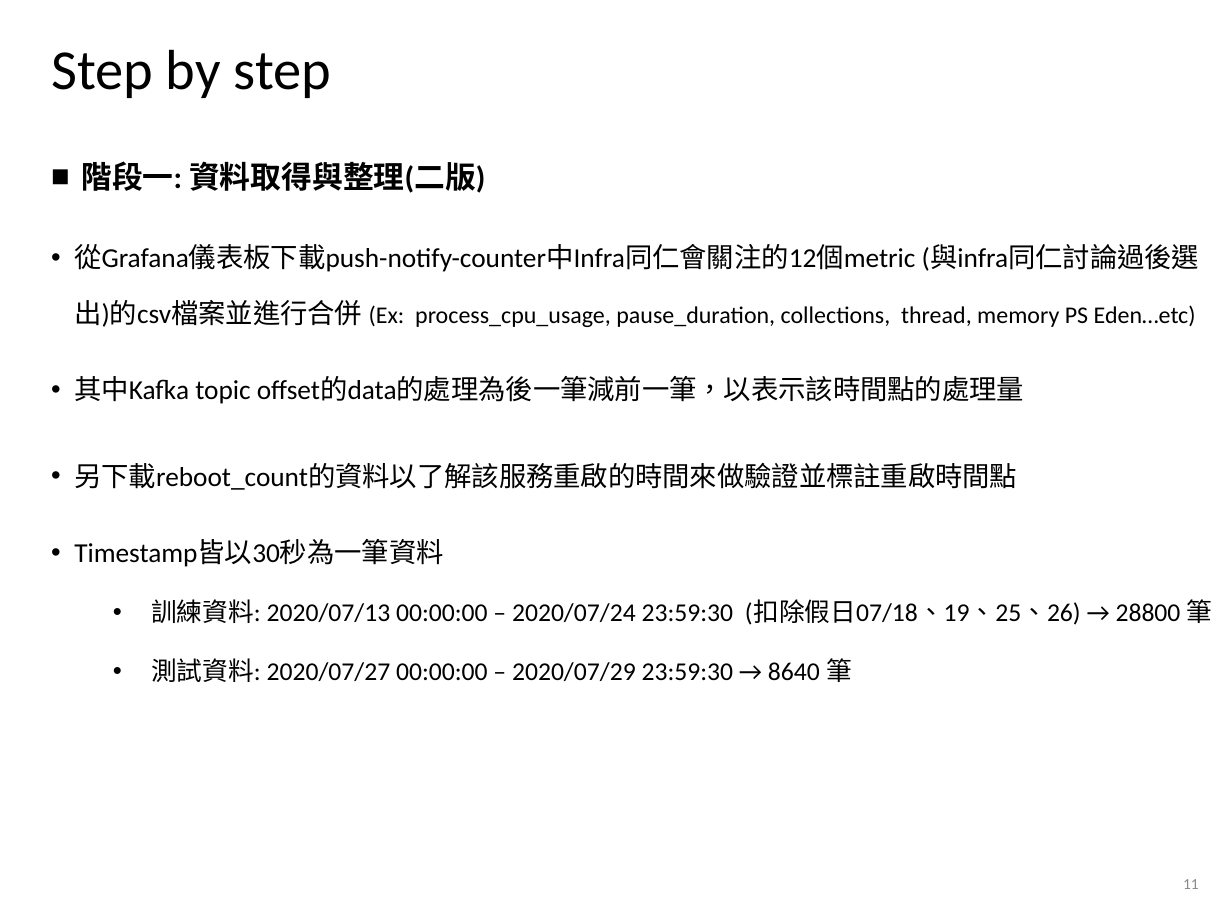
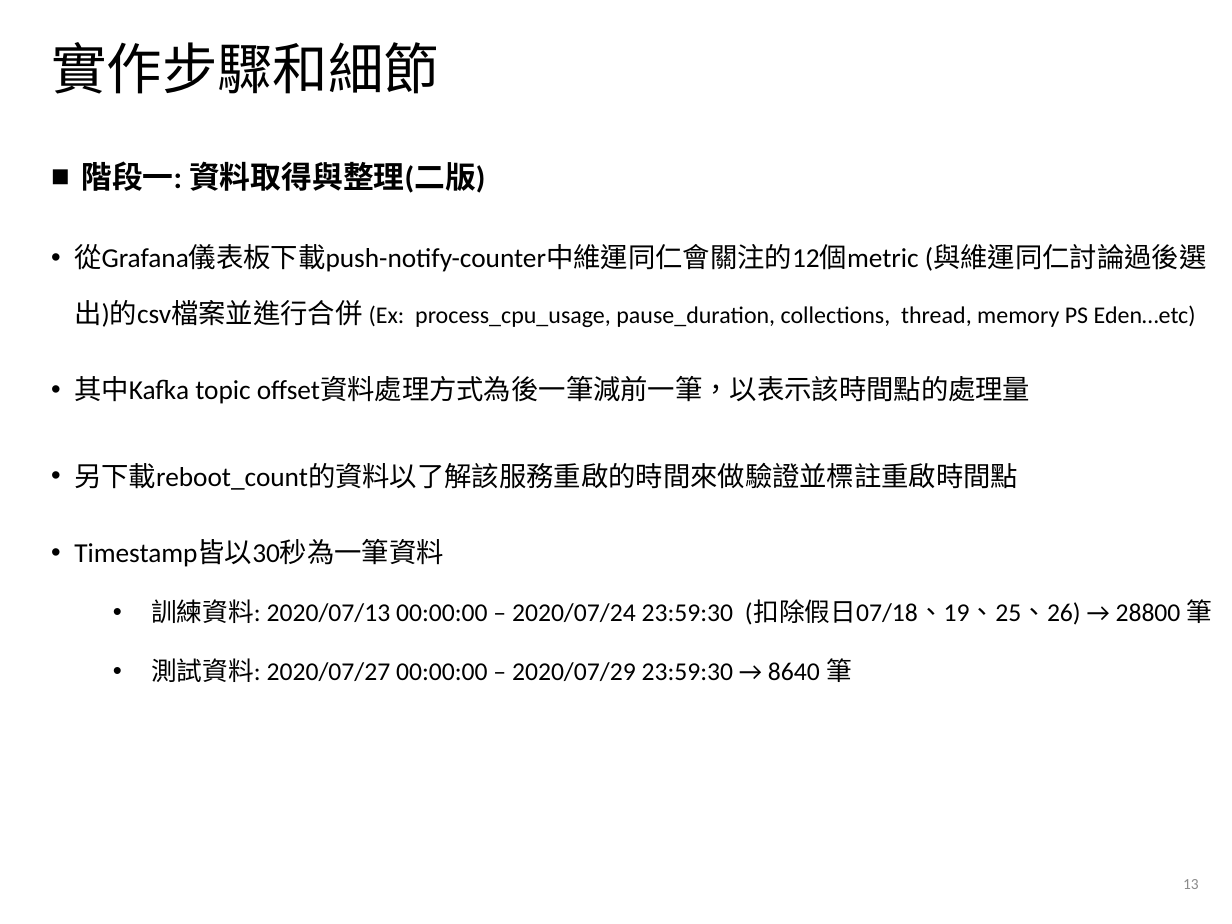
Before and after one commit to alvinyee860120/AIOps-anomaly-detection, a slide deck: slide 13 of AIOps結案報告.pptx (slide 11 before the commit). Drawn at 1232x924 pixels with LibreOffice and Linux fonts; fonts in the diff are those of the drawing; background and template pictures are left out. Boxes give left, top, right and bottom in pixels: in the first picture for what was removed or moved away, otherwise in the second. Text is boxed around its words. In the diff, an @@ line names an element or a change of style, - is before the commit and + after.

```diff
--- a/AIOps結案報告.pptx
+++ b/AIOps結案報告.pptx
@@ title at [51,42,439,94]: text changed; size 33 to 32.4 pt @@
-Step by step
+實作步驟和細節
@@ text at [74,244,1207,404]: text changed @@
-• 從Grafana儀表板下載push-notify-counter中Infra同仁會關注的12個metric (與infra同仁討論過後選出)的csv檔案並進行合併 (Ex: process_cpu_usage, pause_duration, collections, thread, memory PS Eden…etc)
-• 其中Kafka topic offset的data的處理為後一筆減前一筆，以表示該時間點的處理量
+• 從Grafana儀表板下載push-notify-counter中維運同仁會關注的12個metric (與維運同仁討論過後選出)的csv檔案並進行合併 (Ex: process_cpu_usage, pause_duration, collections, thread, memory PS Eden…etc)
+• 其中Kafka topic offset資料處理方式為後一筆減前一筆，以表示該時間點的處理量
@@ page number at [1183,879,1199,889]: text changed @@
-11
+13
```
Also in this commit, not shown: 25 other slides changed, 14 slides added, 12 slides removed.
